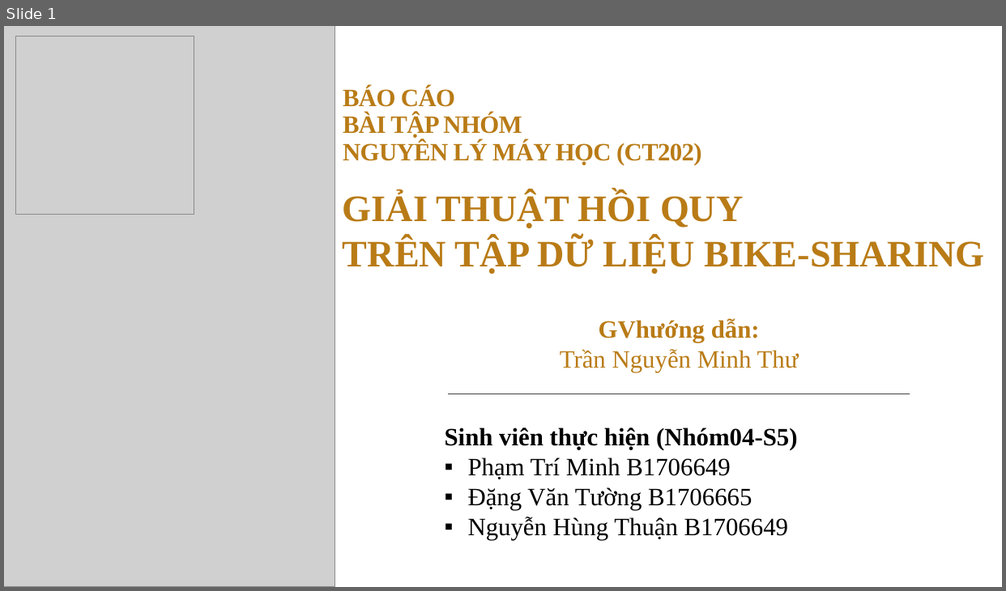
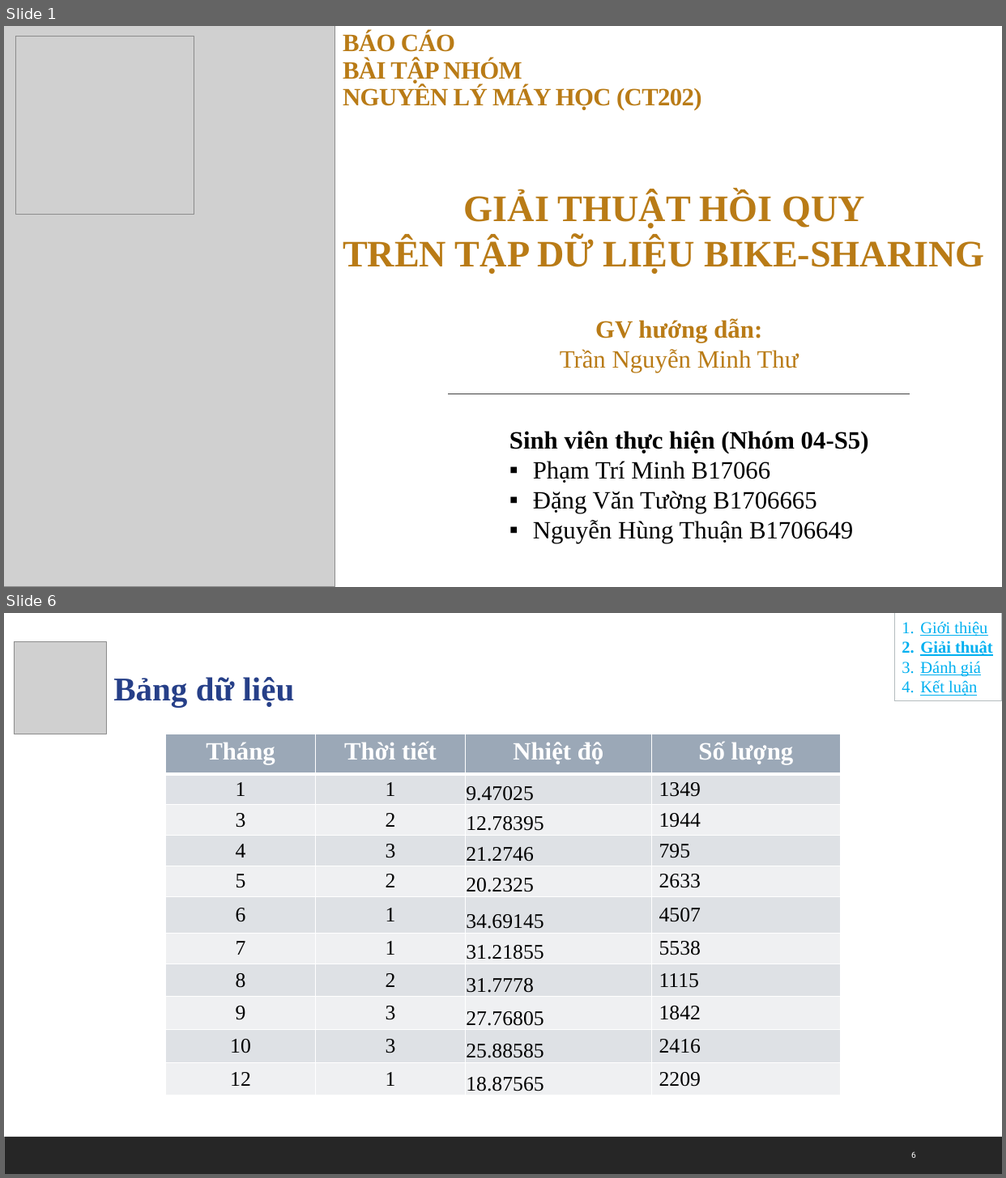
Before and after one commit to yllaw99/bike-sharing-predication-VN, a slide deck: btn-baocao.pptx. Shown one above the other, each under a label of ours: slide 1 before the commit, slides 1 and 6 after it; the slides between them are not shown. The pictures are 1006x591 and 1006x1178 pixels, drawn with LibreOffice and Linux fonts; fonts in the diff are those of the drawing; grey boxes stand for pictures. Boxes give left, top, right and bottom in pixels: in the first picture for what was removed or moved away, otherwise in the second. Text is boxed around its words. In the diff, an @@ line names an element or a change of style, - is before the commit and + after.

Commit message:
Add files via upload
cập nhật minh họa giải thuật

```diff
--- a/btn-baocao.pptx
+++ b/btn-baocao.pptx
@@ slide 6 added at bbox=[4, 613, 1002, 1174], background #FFFFFF; not listed: 1 template element that a slide beside it also shows @@
@@ rectangle added at bbox=[895, 613, 1002, 701], outline #B4BCBE 0.75 pt, 16 pt, text #00B0F0, underline @@
+1. Giới thiệu
+2. Giải thuật
+3. Đánh giá
+4. Kết luận
@@ picture added at bbox=[14, 641, 106, 734] @@
@@ text added at bbox=[113, 677, 295, 707], 32 pt, text #263F88, bold @@
+Bảng dữ liệu
@@ table added at bbox=[166, 735, 840, 1105], 11 rows, 4 columns @@
+Tháng | Thời tiết | Nhiệt độ | Số lượng
+1 | 1 | 9.47025 | 1349
+3 | 2 | 12.78395 | 1944
+4 | 3 | 21.2746 | 795
+5 | 2 | 20.2325 | 2633
+6 | 1 | 34.69145 | 4507
+7 | 1 | 31.21855 | 5538
+8 | 2 | 31.7778 | 1115
+9 | 3 | 27.76805 | 1842
+10 | 3 | 25.88585 | 2416
+12 | 1 | 18.87565 | 2209
@@ page number added at bbox=[911, 1152, 916, 1158], 8 pt, text #FFFFFF @@
+6
@@ slide 1 changed as well @@
@@ title "BÁO CÁO BÀI TẬP NHÓM ...": place and size @@
-title "BÁO CÁO BÀI TẬP NHÓM ..." at bbox=[343, 87, 702, 165]
+title "BÁO CÁO BÀI TẬP NHÓM ..." at bbox=[343, 32, 702, 110]
@@ text "GIẢI THUẬT HỒI QUY TRÊN ..." at bbox=[343, 192, 984, 274]: alignment left to centre @@
@@ text at bbox=[595, 319, 762, 344]: spaces changed @@
-GVhướng dẫn:
+GV hướng dẫn:
@@ text "Sinh viên thực hiện (Nhóm ...": place and size @@
-text "Sinh viên thực hiện (Nhóm ..." at bbox=[445, 428, 798, 540]
+text "Sinh viên thực hiện (Nhóm ..." at bbox=[509, 431, 869, 544]
@@ text at bbox=[509, 431, 869, 483]: text changed @@
-Sinh viên thực hiện (Nhóm04-S5)
-▪ Phạm Trí Minh B1706649
+Sinh viên thực hiện (Nhóm 04-S5)
+▪ Phạm Trí Minh B17066
```
Also in this commit, not shown: 5 other slides changed, 2 other slides added, 2 slides removed.
